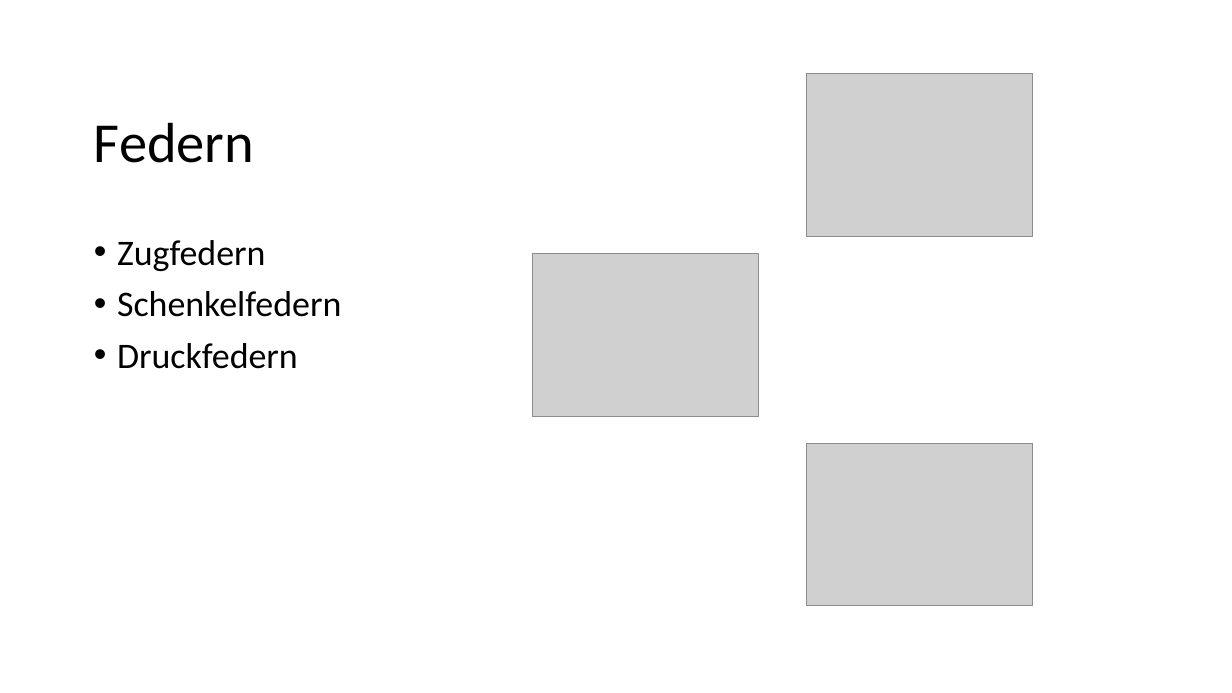
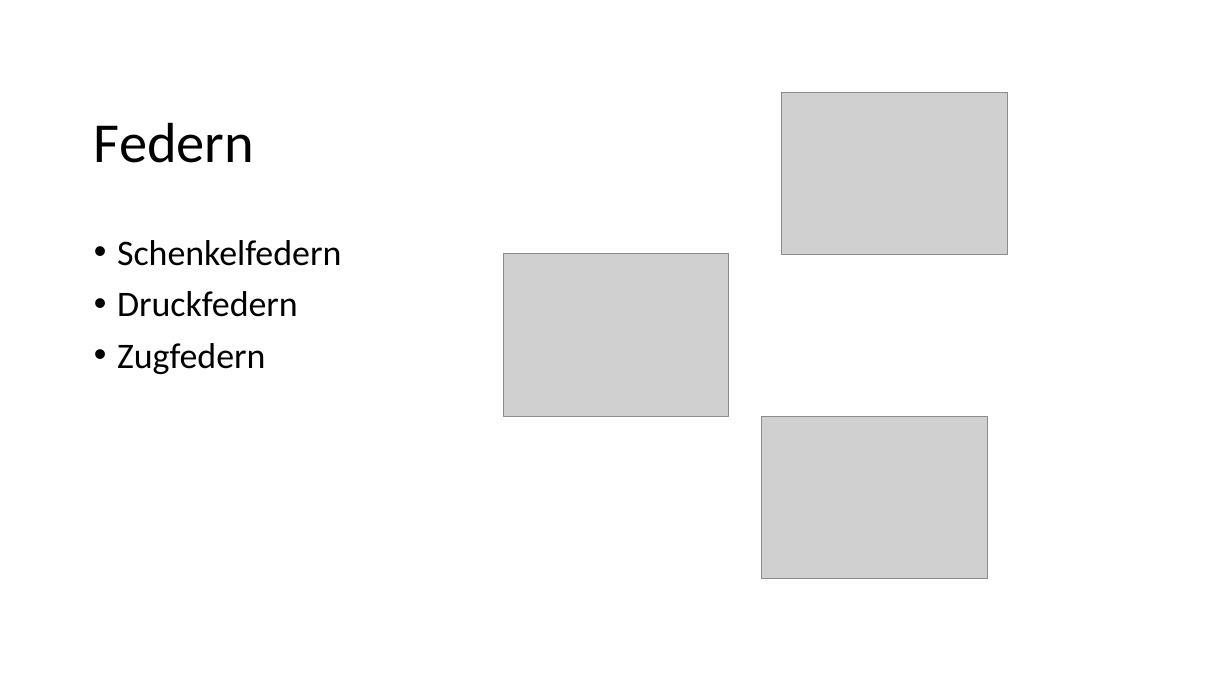
Before and after one commit to komrozik/AP2019, a slide deck: slide 5 of 000_Zusatzversuch/Presentation.pptx (slide 4 before the commit). Drawn at 1232x693 pixels with LibreOffice and Linux fonts; fonts in the diff are those of the drawing; grey boxes stand for pictures; background and template pictures are left out. Boxes give left, top, right and bottom in pixels: in the first picture for what was removed or moved away, otherwise in the second. Text is boxed around its words. In the diff, an @@ line names an element or a change of style, - is before the commit and + after.

```diff
--- a/000_Zusatzversuch/Presentation.pptx
+++ b/000_Zusatzversuch/Presentation.pptx
@@ picture: place and size @@
-picture at box(533, 253, 759, 416)
+picture at box(782, 92, 1007, 255)
@@ text at box(117, 240, 266, 271): paragraph removed @@
-• Zugfedern
@@ picture: place and size @@
-picture at box(807, 444, 1032, 606)
+picture at box(503, 253, 728, 416)
@@ text at box(117, 343, 266, 374): paragraph added @@
+• Zugfedern
@@ picture: place and size @@
-picture at box(807, 74, 1032, 237)
+picture at box(762, 416, 987, 579)
```
Also in this commit, not shown: 1 other slide changed, 11 slides added, 2 slides removed, 9 other files.
